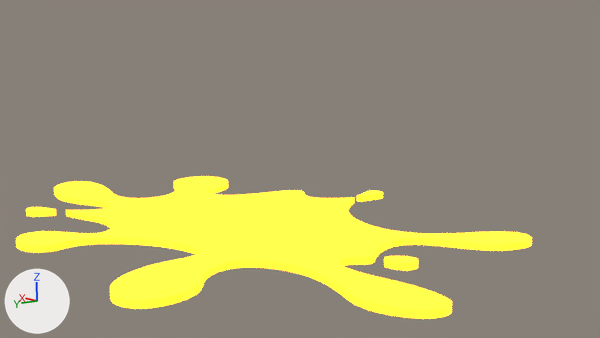
Renders of the Blender file Assets/Models/mapa/starfire.blend from each side of a commit.
Before and after are seen from the file's camera 'Camera'. Arrows for +X, +Y and +Z are at lower left; the lights stay in place.

The scene before the commit, as lines of its bpy script (objects in view):
```python
mat_yellow = bpy.data.materials.new('yellow')
mat_yellow.use_nodes = True; mat_yellow.node_tree.nodes.clear()
_N = mat_yellow.node_tree.nodes; _L = mat_yellow.node_tree.links
n0 = _N.new('ShaderNodeBsdfPrincipled'); n0.name = 'Principled BSDF'
n0.distribution = 'GGX'
n0.subsurface_method = 'BURLEY'
n0.inputs[0].default_value = (0.987, 0.474, 0.118, 1.0)  # 'Base Color', orange #fdb760
n1 = _N.new('ShaderNodeEmission'); n1.name = 'Emission'
n1.inputs[0].default_value = (1.0, 0.459, 0.00443, 1.0)  # 'Color', orange #ffb40e
n1.inputs[1].default_value = 5.9  # 'Strength'
n2 = _N.new('ShaderNodeMixShader'); n2.name = 'Mix Shader'
n3 = _N.new('ShaderNodeOutputMaterial'); n3.name = 'Material Output'
_L.new(n0.outputs[0], n2.inputs[1])  # 'BSDF' to 'Shader'
_L.new(n1.outputs[0], n2.inputs[2])  # 'Emission' to 'Shader'
_L.new(n2.outputs[0], n3.inputs[0])  # 'Shader' to 'Surface'
me_curve_009 = bpy.data.meshes.new('Curve.009')
me_curve_009.from_pydata(...)  # 1824 vertices, 2720 faces; spans x 0.002..0.0583, y 0.004..0.0407, z 0.0..0.0006
me_curve_009.materials.append(mat_yellow)
ob_curve = bpy.data.objects.new('Curve', me_curve_009)
ob_curve.location = (-2.5, 3.89, 0.0)
ob_curve.scale = (273.0, 273.0, 273.0)
```
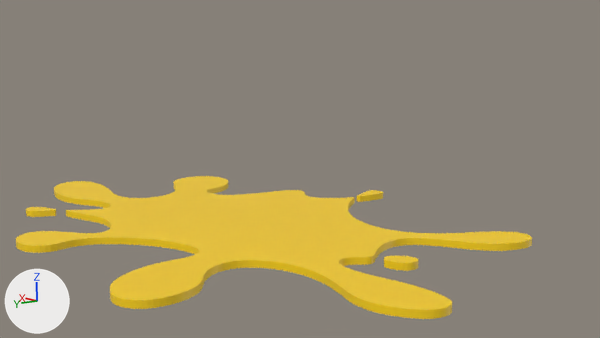
What differs and where, as boxes (x1, y1, x2, y2) in the pictures (600 x 338 px):
'Curve', surface changed: (16, 176, 532, 319) in both

Edits to the bpy script that builds the scene:
```text
Add img_starfire_midi_png:
    img_starfire_midi_png = load_image('starfire_midi.png', 'starfire_midi.png', 512, 512, 'sRGB')
Change mat_yellow:
    add n3 = _N.new('ShaderNodeOutputMaterial'); n3.name = 'Material Output'
    where n0 = _N.new('ShaderNodeBsdfPrincipled'); n0.name = 'Principled BSDF'
    remove n0.inputs[0].default_value = (0.987, 0.474, 0.118, 1.0)  # 'Base Color', orange #feb760
    remove n1 = _N.new('ShaderNodeEmission'); n1.name = 'Emission'
    remove n1.inputs[0].default_value = (1.0, 0.459, 0.00443, 1.0)  # 'Color', orange #ffb40e
    remove n1.inputs[1].default_value = 5.9  # 'Strength'
    remove n2 = _N.new('ShaderNodeMixShader'); n2.name = 'Mix Shader'
    remove n3 = _N.new('ShaderNodeOutputMaterial'); n3.name = 'Material Output'
    remove _L.new(n0.outputs[0], n2.inputs[1])  # 'BSDF' to 'Shader'
    remove _L.new(n1.outputs[0], n2.inputs[2])  # 'Emission' to 'Shader'
    remove _L.new(n2.outputs[0], n3.inputs[0])  # 'Shader' to 'Surface'
    add n4 = _N.new('ShaderNodeTexImage'); n4.name = 'Image Texture'
    add n4.image = img_starfire_midi_png
    add _L.new(n0.outputs[0], n3.inputs[0])  # 'BSDF' to 'Surface'
    add _L.new(n4.outputs[0], n0.inputs[0])  # 'Color' to 'Base Color'
```
